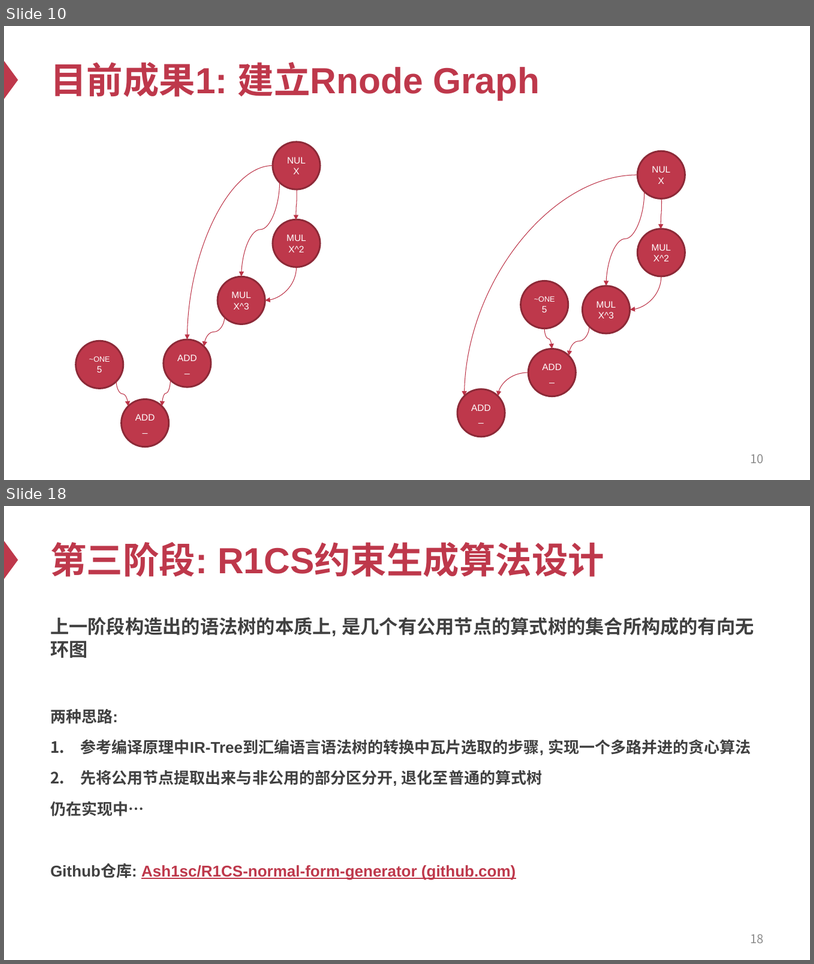
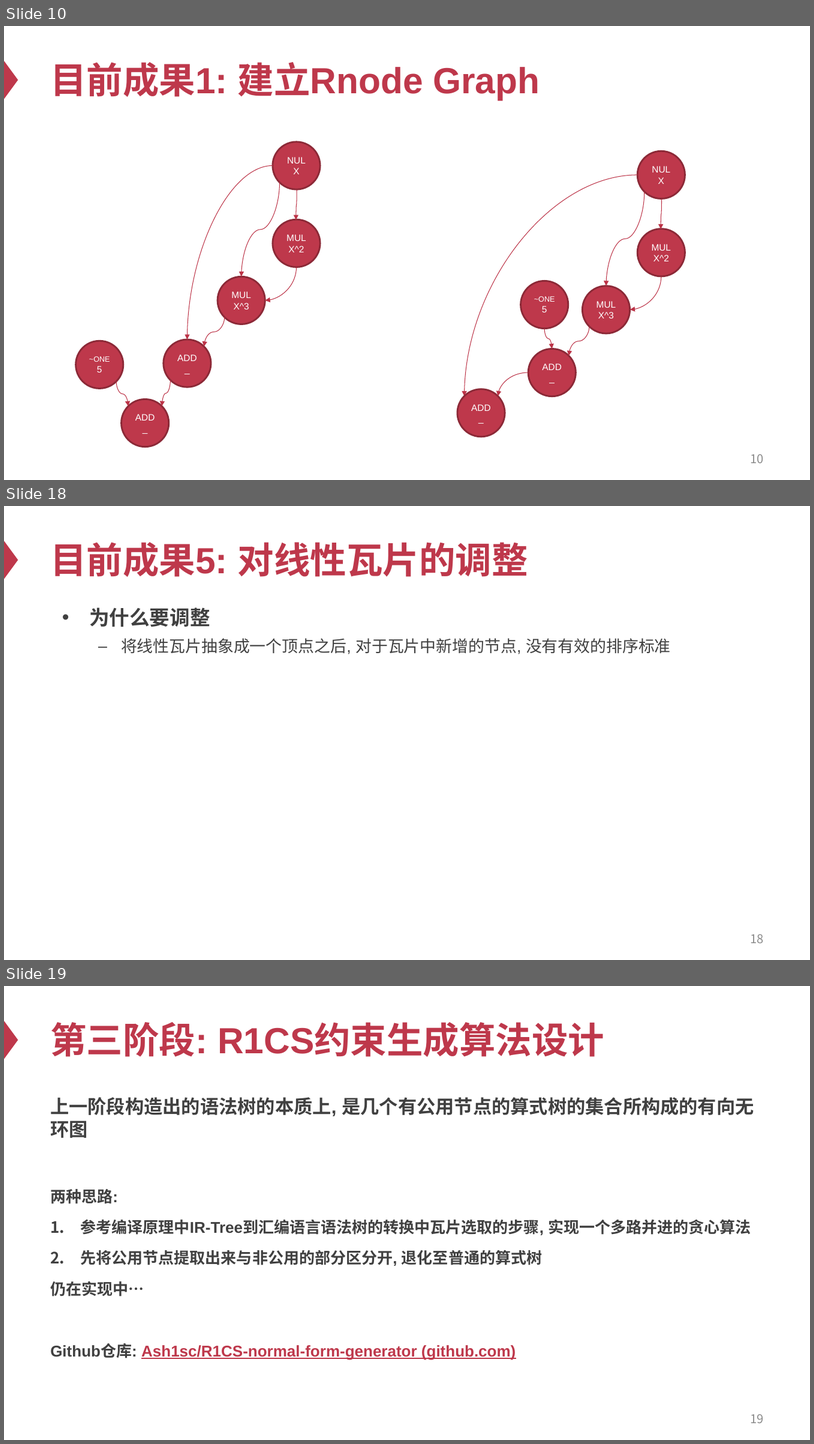
Before and after one commit to Ash1sc/R1CS-normal-form-generator, a slide deck: meeting_docs/中期答辩/中期答辩PPT.pptx. Shown one above the other, each under a label of ours: slides 10 and 18 before the commit, slides 10, 18 and 19 after it; the slides between them are not shown. The pictures are 814x964 and 814x1444 pixels, drawn with LibreOffice and Linux fonts; fonts in the diff are those of the drawing. Boxes give left, top, right and bottom in pixels: in the first picture for what was removed or moved away, otherwise in the second. Text is boxed around its words. In the diff, an @@ line names an element or a change of style, - is before the commit and + after.

```diff
--- a/meeting_docs/中期答辩/中期答辩PPT.pptx
+++ b/meeting_docs/中期答辩/中期答辩PPT.pptx
@@ slide 18 added at (x1=4, y1=506, x2=810, y2=960), background #FFFFFF; not listed: 1 template element that a slide beside it also shows @@
@@ title added at (x1=50, y1=542, x2=528, y2=577), 43.2 pt, text #BE384B, bold @@
+目前成果5: 对线性瓦片的调整
@@ text added at (x1=89, y1=607, x2=671, y2=654), 19.2 pt, text #404040 @@
+• 为什么要调整
+  – 将线性瓦片抽象成一个顶点之后, 对于瓦片中新增的节点, 没有有效的排序标准
@@ page number added at (x1=750, y1=934, x2=764, y2=943), 14.4 pt, text #8C8C8C @@
+18
@@ what was slide 18 is now slide 19 @@
@@ page number at (x1=750, y1=1414, x2=764, y2=1423): text changed @@
-18
+19
```
Also in this commit, not shown: 4 slides changed, 3 other slides added, 3 slides removed.
